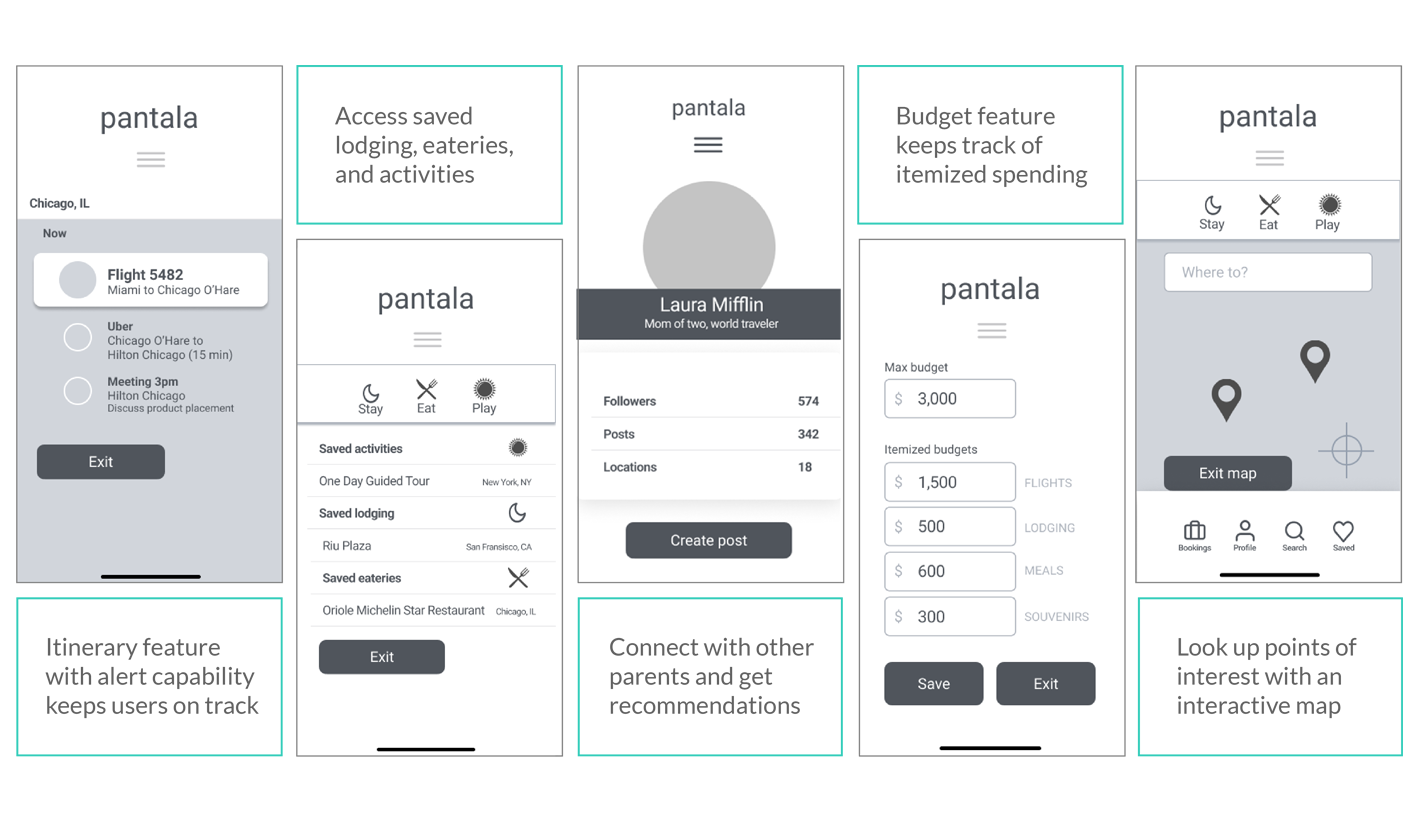
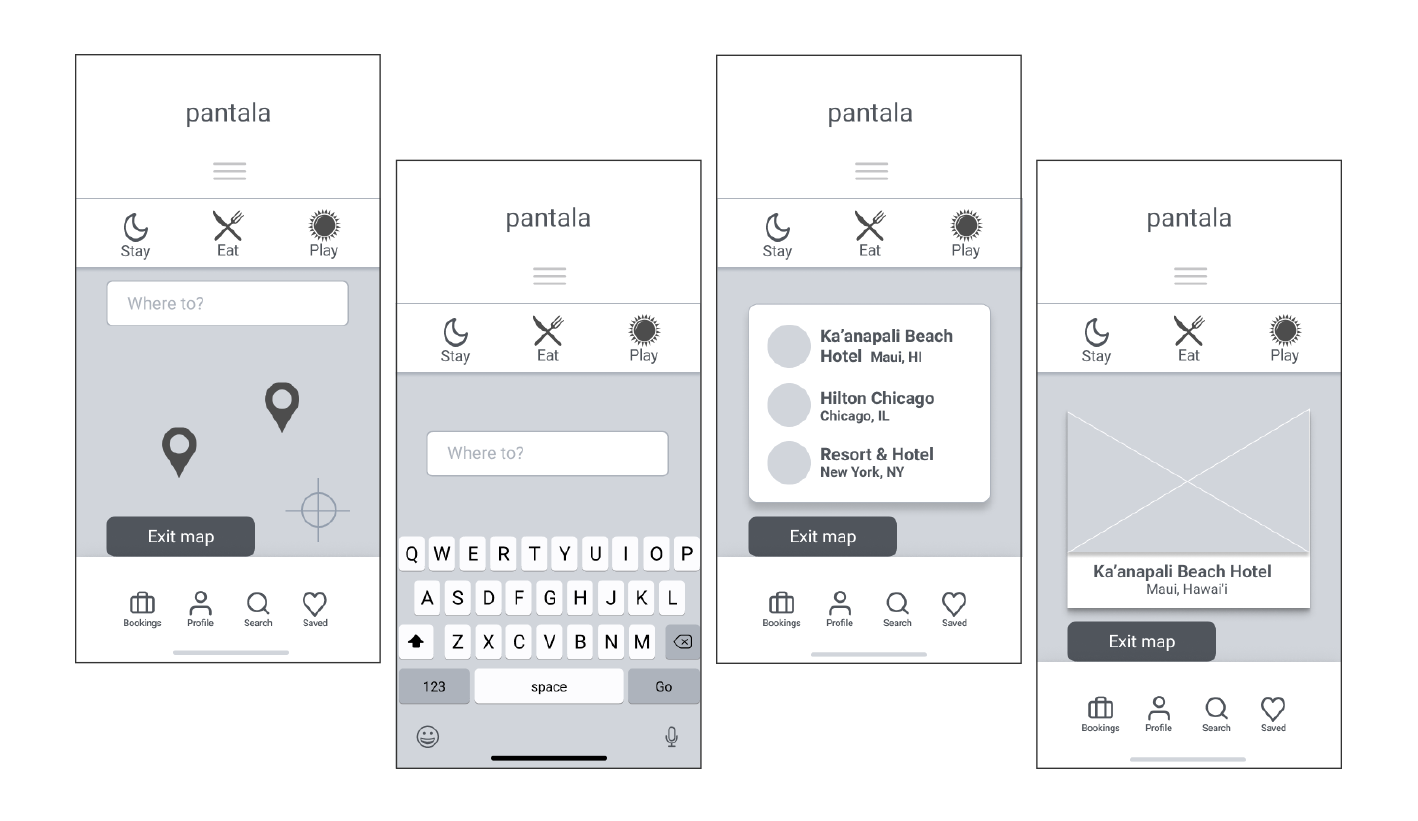
Layered file, before and after one edit (1418px x 821px). Changes by layer:
removed layer "Layer 1" over [16, 65, 1403, 757]
removed layer "Layer 2" over [16, 54, 1403, 769]
showed "Vector Smart Object", painted on it over [75, 54, 1342, 769]
